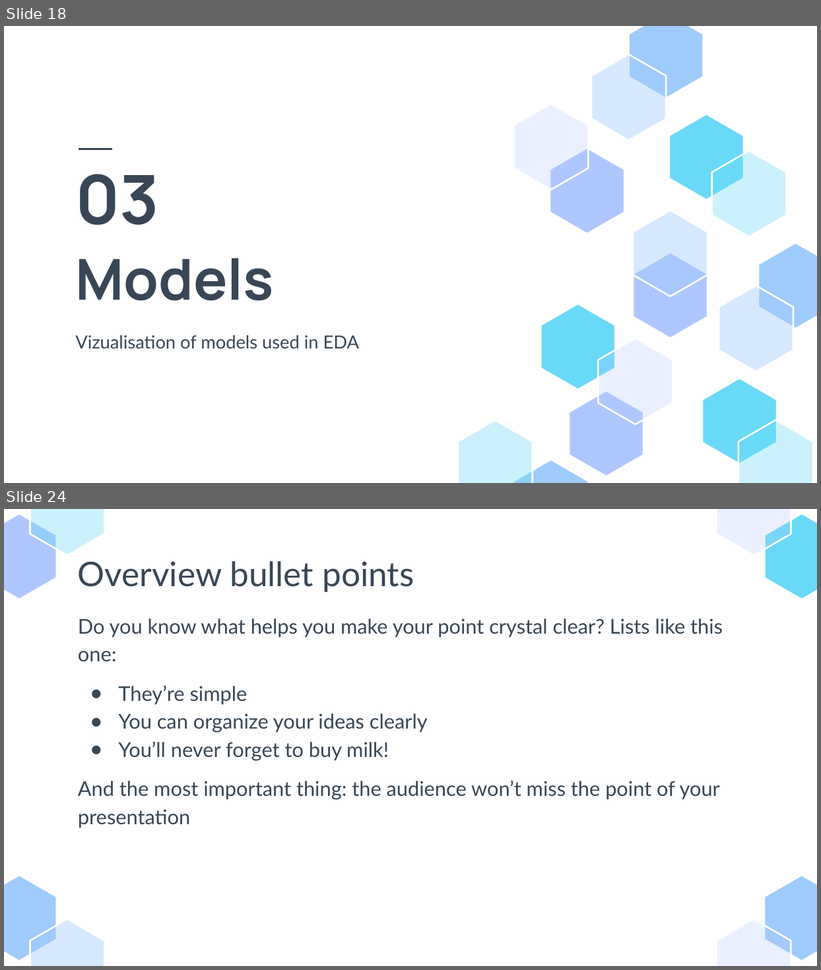
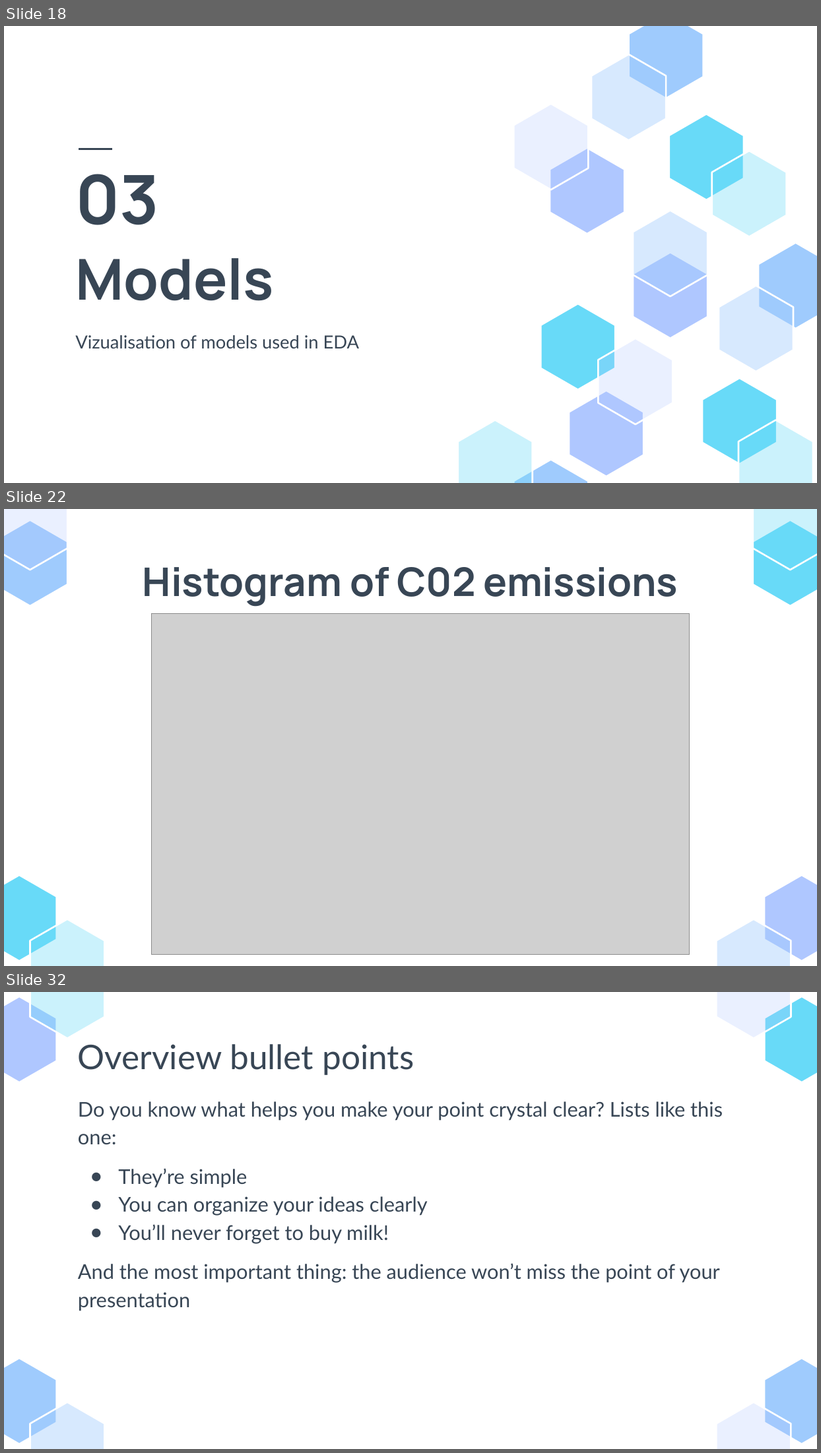
Before and after one commit to glenad/2403-ptds-regression, a slide deck: 2403_ PT_DS_Regression_Agri-food sector- Analysis.pptx. Shown one above the other, each under a label of ours: slides 18 and 24 before the commit, slides 18, 22 and 32 after it; the slides between them are not shown. The pictures are 821x970 and 821x1453 pixels, drawn with LibreOffice and Linux fonts; fonts in the diff are those of the drawing; grey boxes stand for pictures. Boxes give left, top, right and bottom in pixels: in the first picture for what was removed or moved away, otherwise in the second. Text is boxed around its words. In the diff, an @@ line names an element or a change of style, - is before the commit and + after.

```diff
--- a/2403_ PT_DS_Regression_Agri-food sector- Analysis.pptx
+++ b/2403_ PT_DS_Regression_Agri-food sector- Analysis.pptx
@@ slide 22 added at box(4, 509, 817, 966), background #FFFFFF @@
@@ group added at box(4, 509, 817, 966): 8 freeform shapes @@
@@ title added at box(143, 567, 678, 607), 35 pt, text #384655, bold @@
+Histogram of C02 emissions
@@ picture added at box(151, 614, 688, 955) @@
@@ what was slide 24 is now slide 32 @@
```
Also in this commit, not shown: 4 slides changed, 10 other slides added, 3 slides removed, 1 other file.
